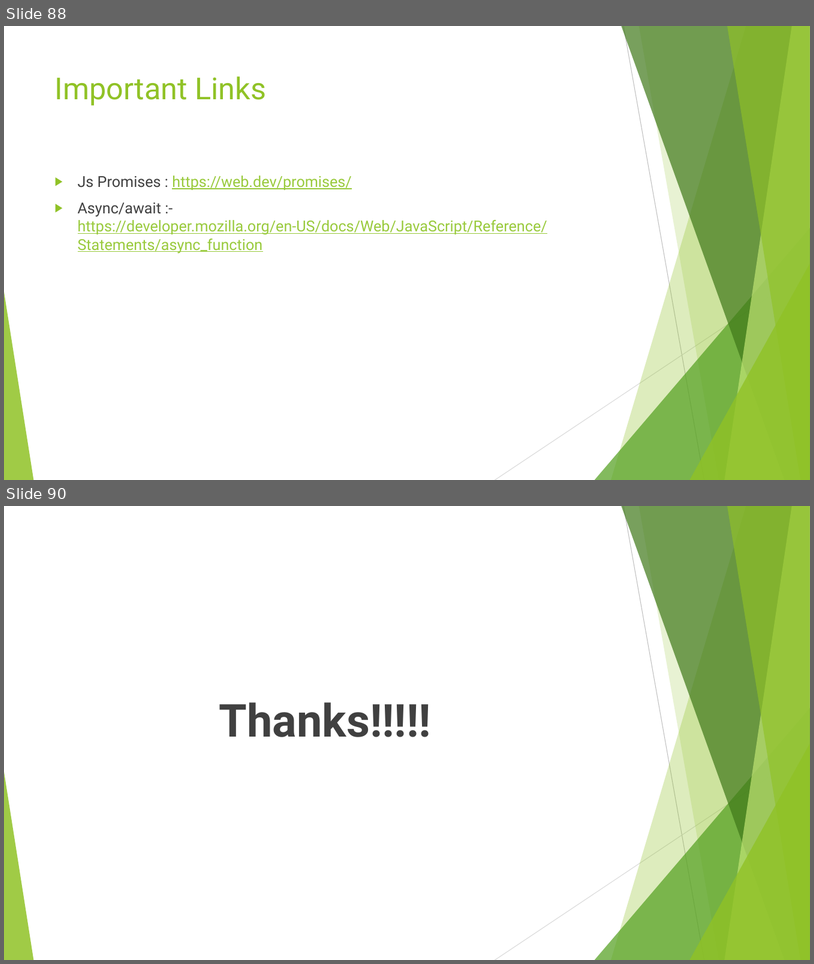
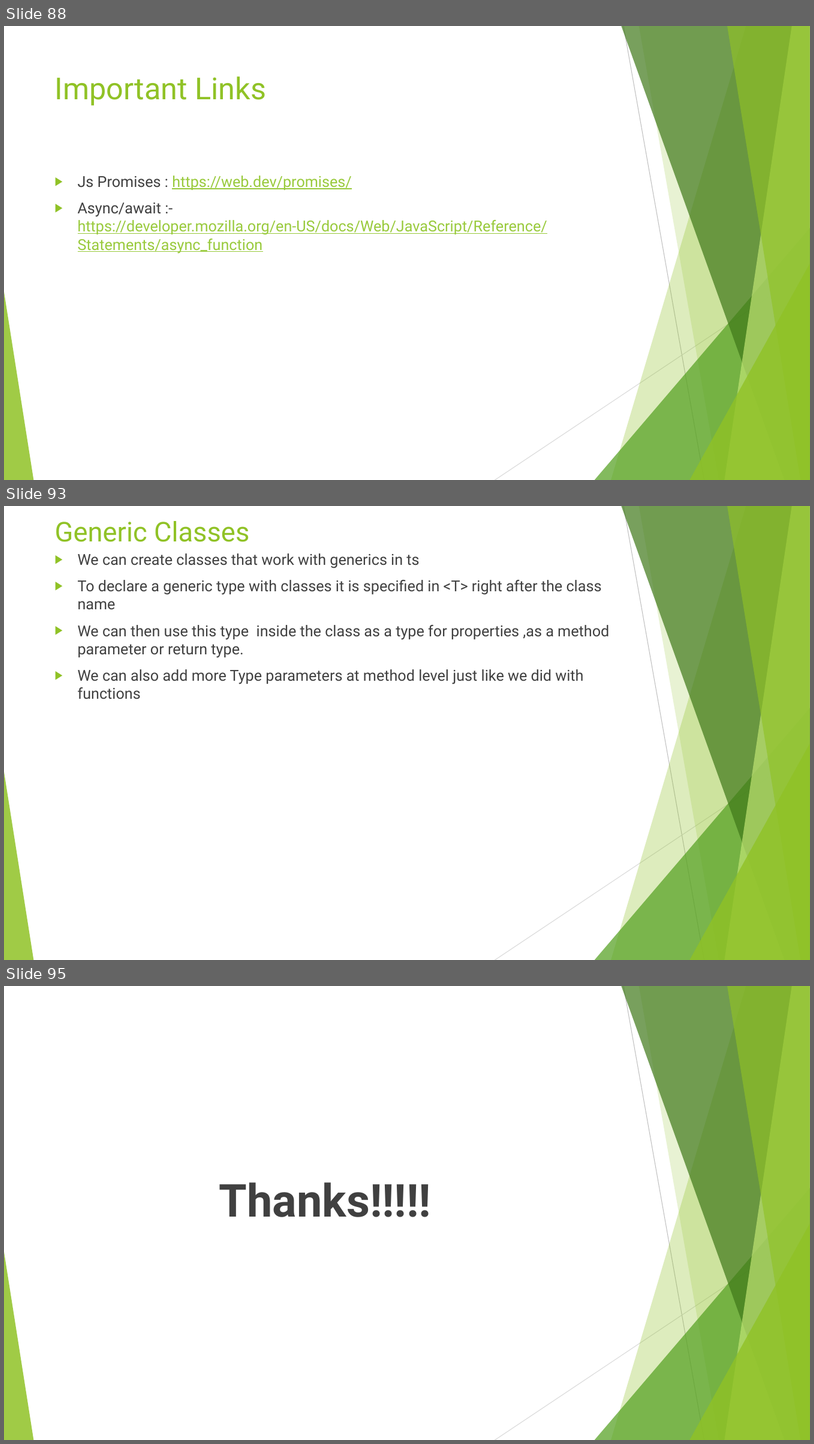
Before and after one commit to rudhrainfogain/TypeScript, a slide deck: PPT/TypeScriptv7.pptx. Shown one above the other, each under a label of ours: slides 88 and 90 before the commit, slides 88, 93 and 95 after it; the slides between them are not shown. The pictures are 814x964 and 814x1444 pixels, drawn with LibreOffice and Linux fonts; fonts in the diff are those of the drawing. Boxes give left, top, right and bottom in pixels: in the first picture for what was removed or moved away, otherwise in the second. Text is boxed around its words. In the diff, an @@ line names an element or a change of style, - is before the commit and + after.

Commit message:
Generics complete

```diff
--- a/PPT/TypeScriptv7.pptx
+++ b/PPT/TypeScriptv7.pptx
@@ slide 93 added at bbox=[4, 506, 810, 960], background #FFFFFF; not listed: 10 template elements that a slide beside it also shows @@
@@ title added at bbox=[55, 521, 249, 542], 32.4 pt, text #90C226 @@
+Generic Classes
@@ text added at bbox=[78, 553, 609, 699], 18 pt, text #404040 @@
+▶ We can create classes that work with generics in ts
+▶ To declare a generic type with classes it is specified in <T> right after the class name
+▶ We can then use this type inside the class as a type for properties ,as a method parameter or return type.
+▶ We can also add more Type parameters at method level just like we did with functions
@@ what was slide 90 is now slide 95 @@
```
Also in this commit, not shown: 1 slide changed, 4 other slides added, 2 other files.
